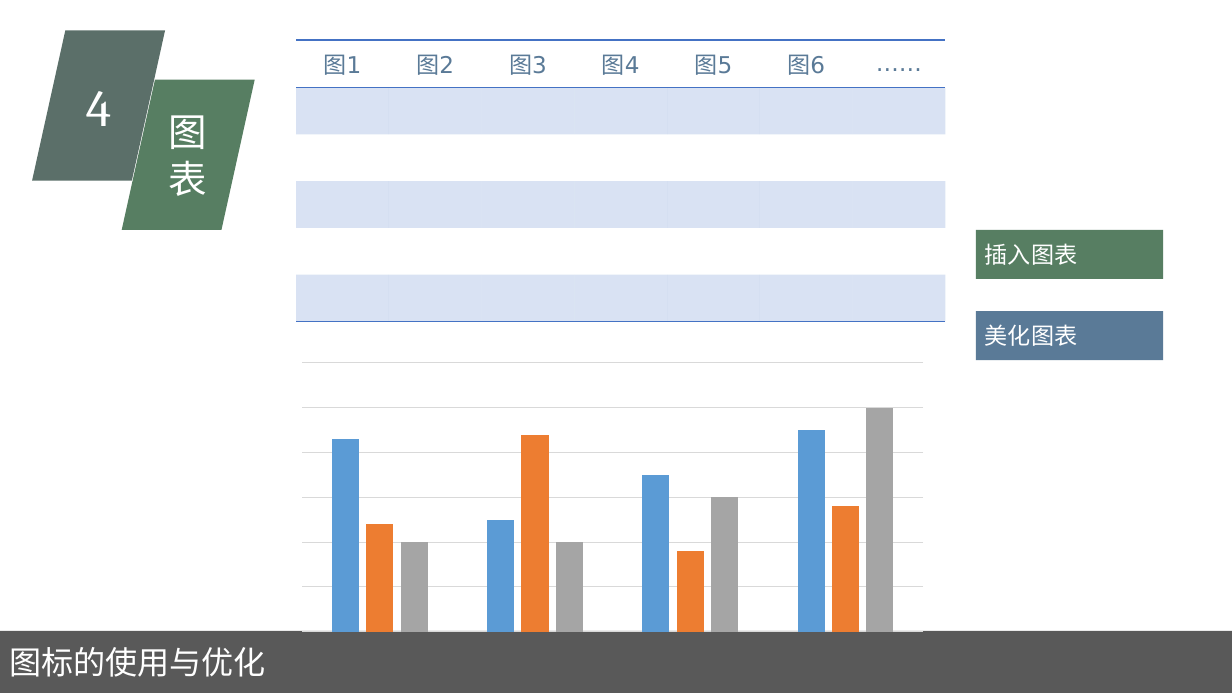
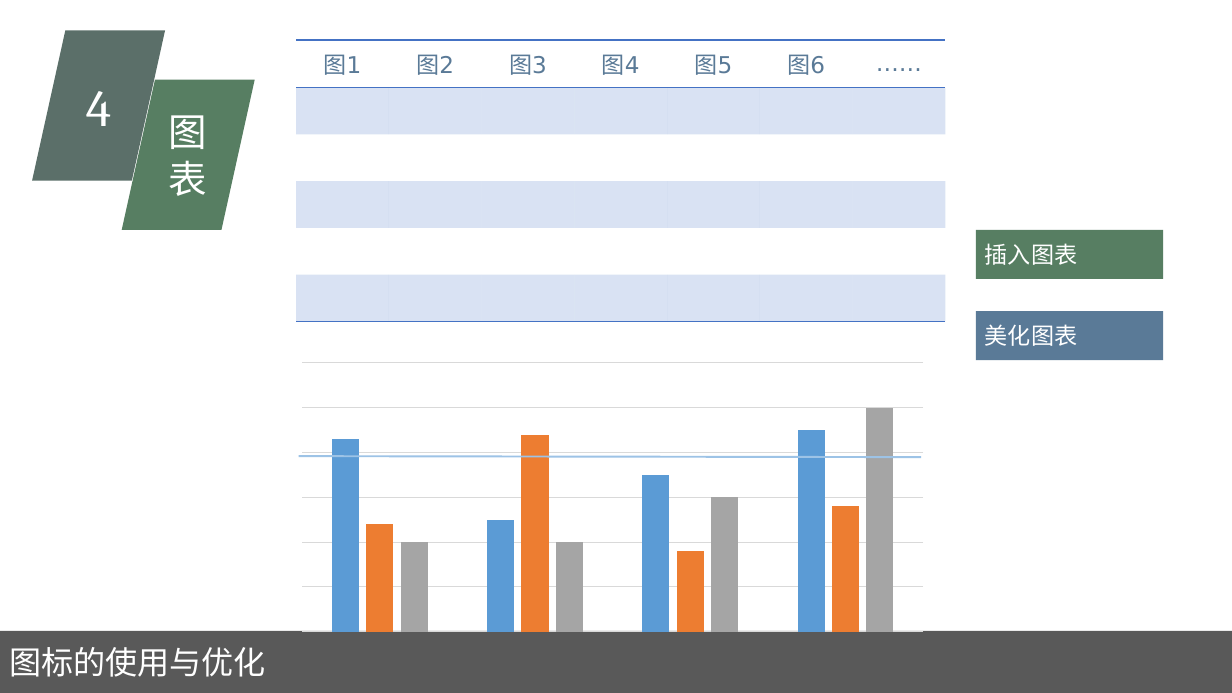
Before and after one commit to ThreePeopleGame/Death, a slide deck: slide 8 of Share/如何制作ppt.pptx. Drawn at 1232x693 pixels with LibreOffice and Linux fonts; fonts in the diff are those of the drawing. Boxes give left, top, right and bottom in pixels: in the first picture for what was removed or moved away, otherwise in the second. Text is boxed around its words. In the diff, an @@ line names an element or a change of style, - is before the commit and + after.

```diff
--- a/Share/如何制作ppt.pptx
+++ b/Share/如何制作ppt.pptx
@@ line added from (299, 457) to (921, 457), #9DC3E6 1.5 pt @@
```
Also in this commit, not shown: 2 other slides changed, 3 other files.
